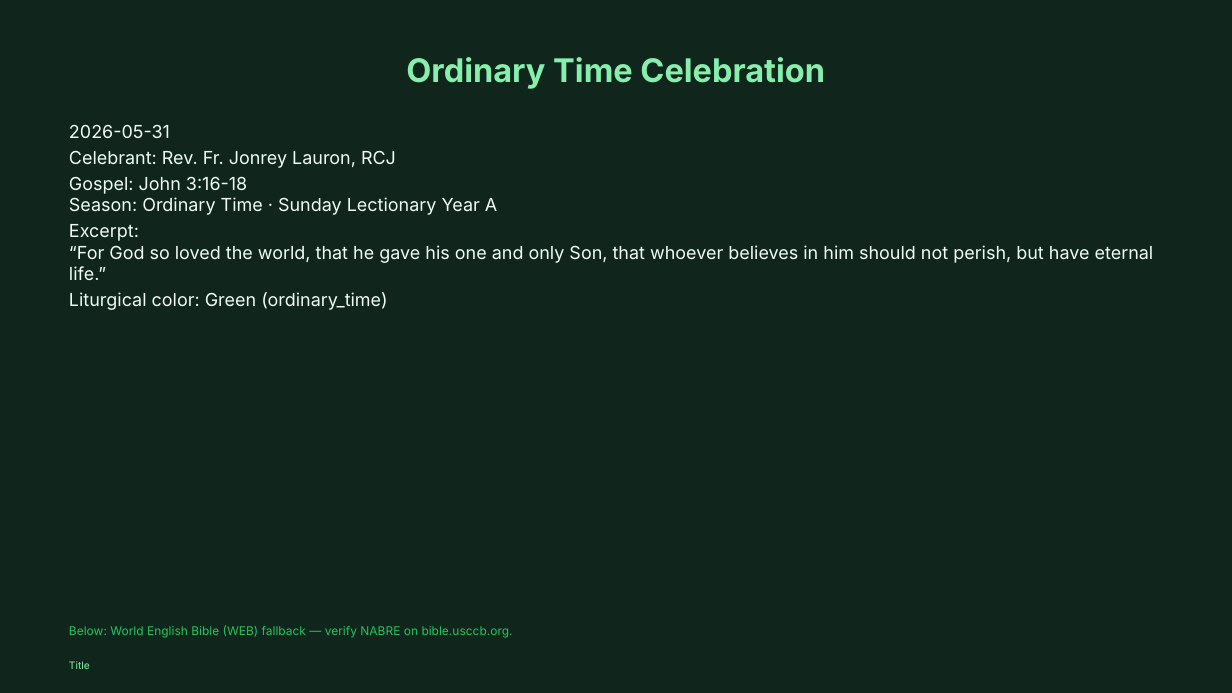
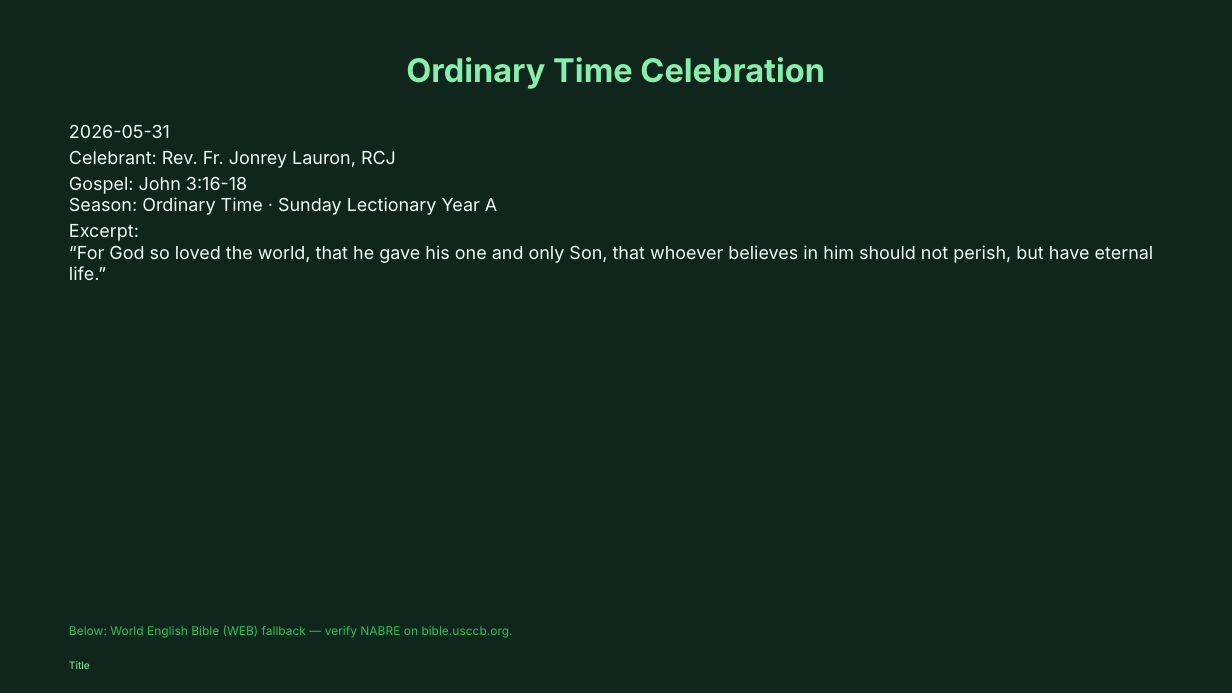
Before and after one commit to divinogabriel9/verbum, a slide deck: slide 2 of outputs/GFCC31May2026_OrdinaryTime.pptx. Drawn at 1232x693 pixels with LibreOffice and Linux fonts; fonts in the diff are those of the drawing. Boxes give left, top, right and bottom in pixels: in the first picture for what was removed or moved away, otherwise in the second. Text is boxed around its words. In the diff, an @@ line names an element or a change of style, - is before the commit and + after.

```diff
--- a/outputs/GFCC31May2026_OrdinaryTime.pptx
+++ b/outputs/GFCC31May2026_OrdinaryTime.pptx
@@ text at (69, 292, 387, 310): paragraph removed @@
-Liturgical color: Green (ordinary_time)
```
Also in this commit, not shown: 3 other slides changed, 7 slides removed, 5 other files.
